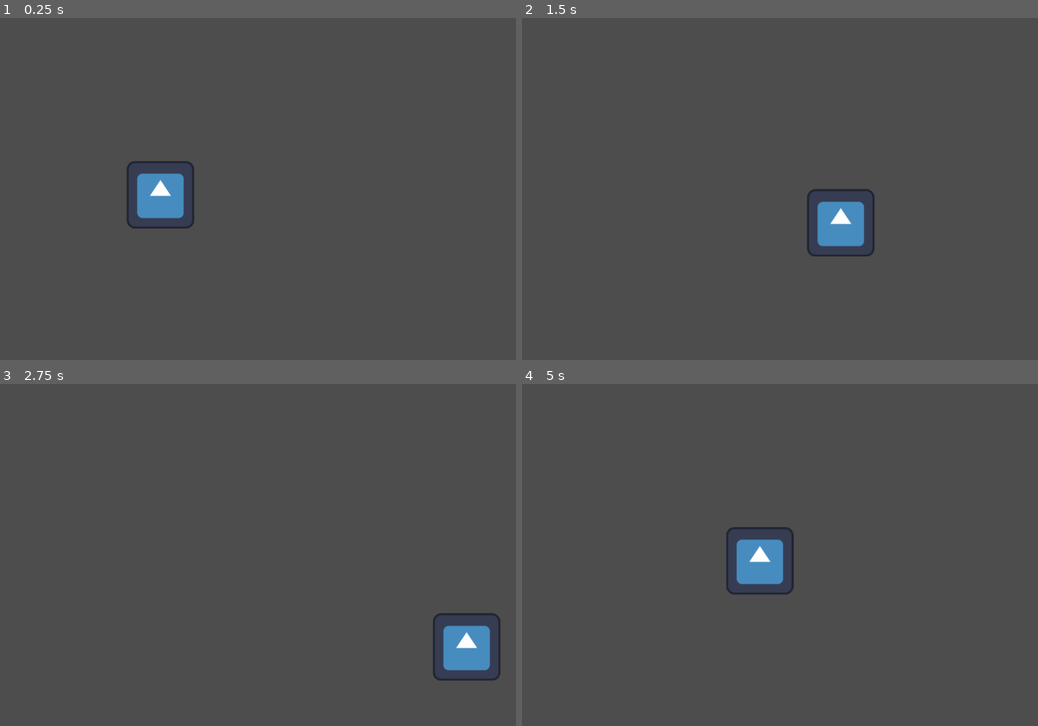
Above: before the commit, frames 1-4 (two rows, left to right).
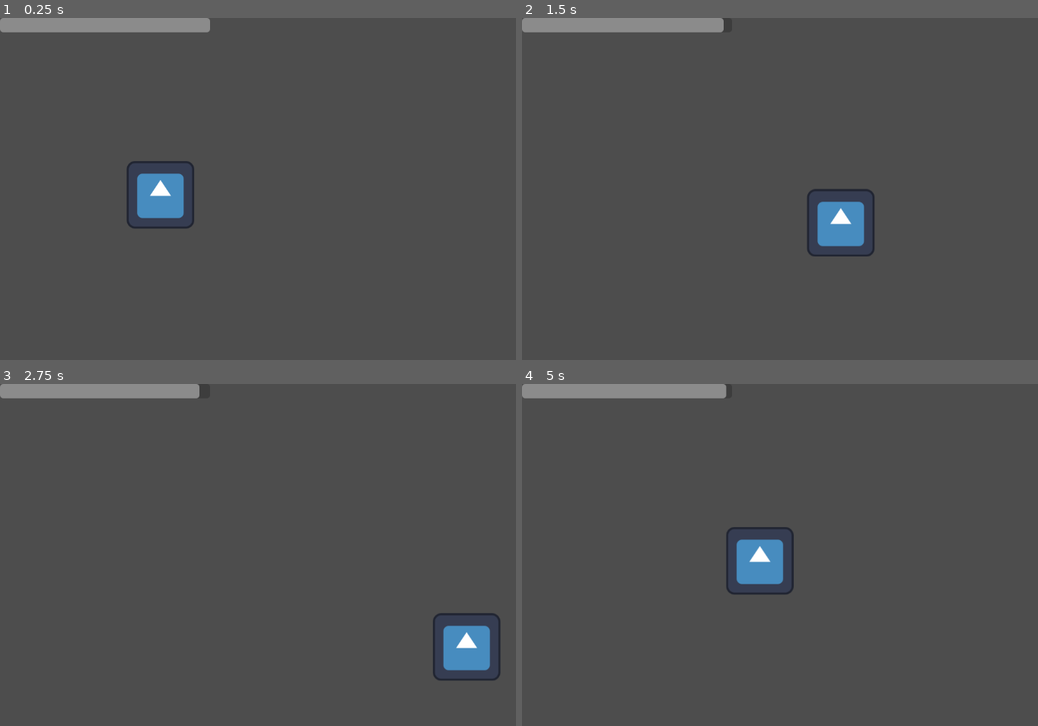
Above: after the commit, the same moments.

Repository: Prajith121/VideoGame
Game: Godot game, scene res://Player/player.tscn
The game is run twice, just before and just after one commit, with the same random seed, the same clock (stepped at 60 frames per second) and the same inputs. The engine's default icon, where the game draws it, is replaced by a stand-in: a white triangle on a blue panel in a dark square.
Inputs:
- Up to frame 1 (0.25 s): no input
- Up to frame 2 (1.5 s): tap Enter at 0.5 s; hold Right (ui_right) 0.53-1.28 s; hold Ctrl (SPRINT) 0.53-1.28 s; hold S (ui_down) from 1.28 s (still down); tap Ctrl (SPRINT) at 1.35 s
- Up to frame 3 (2.75 s): release S (ui_down) at 2.03 s; hold Right (ui_right) from 2.03 s (still down); hold Ctrl (SPRINT) from 2.03 s (still down)
- Up to frame 4 (5 s): release Right (ui_right) at 2.78 s; release Ctrl (SPRINT) at 2.78 s; hold Up (ui_up) 2.78-3.53 s; tap Ctrl (SPRINT) at 2.85, 4.35 s; hold Ctrl (SPRINT) 3.53-4.28 s; hold Left (ui_left) from 3.53 s (still down)

The runs differ from the first frame. In frame 1, 1.7% of the frame differs, in the area x 0-41%, y 0-5%; in frame 2, 1.6%; in frame 3, 1.6%; in frame 4, 1.7%.

Commit message:
Changed timer to progress bar and made it visible for player to be able to see their stamina live

Diff:
--- a/Player/CharacterBody2D.gd
+++ b/Player/CharacterBody2D.gd
@@ -5,37 +5,37 @@
 const SPRINTSPEED = 400.0
 var SPRINTTIME = 200
 var CANSPRINT = true
+@onready var stamina = get_parent().get_node("Stamina")
+func _ready():
+	stamina.value = 100
+func _physics_process(_delta):
+	if stamina.value > 0:
+		CANSPRINT = true
 
-func _physics_process(delta):
-
-	# Get the input direction and handle the movement/deceleration.
-	# As good practice, you should replace UI actions with custom gameplay actions.
+	else:
+		CANSPRINT = false
 	var mouse_left_down: bool = Input.is_action_pressed("SPRINT")
 	var direction_x = Input.get_axis("ui_left", "ui_right")
 	var direction_y = Input.get_axis("ui_up", "ui_down")
 	if mouse_left_down:
 		if CANSPRINT:
-			$SprintTimer.set_paused(false)
+			if stamina.value < -0.2:
+				stamina.value = -10
+			else:
+				stamina.value -= 0.1
 			velocity = move(direction_x,direction_y,SPRINTSPEED)
 		else:
+			if stamina.value != 100:
+				stamina.value += 0.08
 			velocity = move(direction_x,direction_y,SPEED)
 	else:
-		$SprintTimer.set_paused(true)
+		if stamina.value != 100:
+			stamina.value += 0.08
 		velocity = move(direction_x,direction_y,SPEED)
 	move_and_slide()
+
 func move(x,y,SPEED):
 	var v : Vector2
 	v.x = x
 	v.y = y
 	return (v.normalized() * SPEED)
-
-
-func _on_sprint_timer_timeout():
-	CANSPRINT = false
-	$SprintStopTimer.start(-1)
-	$SprintTimer.stop()
-
-func _on_sprint_stop_timer_timeout():
-	CANSPRINT = true
-	$SprintTimer.start(-1)
-	$SprintStopTimer.stop()
--- a/Player/player.tscn
+++ b/Player/player.tscn
@@ -7,6 +7,15 @@
 size = Vector2(131, 128)
 
 [node name="Player" type="Node2D"]
+
+[node name="Stamina" type="ProgressBar" parent="."]
+z_index = 1
+offset_right = 398.0
+offset_bottom = 27.0
+step = 0.1
+allow_greater = true
+allow_lesser = true
+show_percentage = false
 
 [node name="CharacterBody2D" type="CharacterBody2D" parent="."]
 script = ExtResource("1_y6tb1")
@@ -18,15 +27,3 @@
 [node name="CollisionShape2D" type="CollisionShape2D" parent="CharacterBody2D"]
 position = Vector2(304.5, 336)
 shape = SubResource("RectangleShape2D_i72xf")
-
-[node name="SprintTimer" type="Timer" parent="CharacterBody2D"]
-process_mode = 1
-wait_time = 10.0
-one_shot = true
-autostart = true
-
-[node name="SprintStopTimer" type="Timer" parent="CharacterBody2D"]
-wait_time = 5.0
-
-[connection signal="timeout" from="CharacterBody2D/SprintTimer" to="CharacterBody2D" method="_on_sprint_timer_timeout"]
-[connection signal="timeout" from="CharacterBody2D/SprintStopTimer" to="CharacterBody2D" method="_on_sprint_stop_timer_timeout"]
